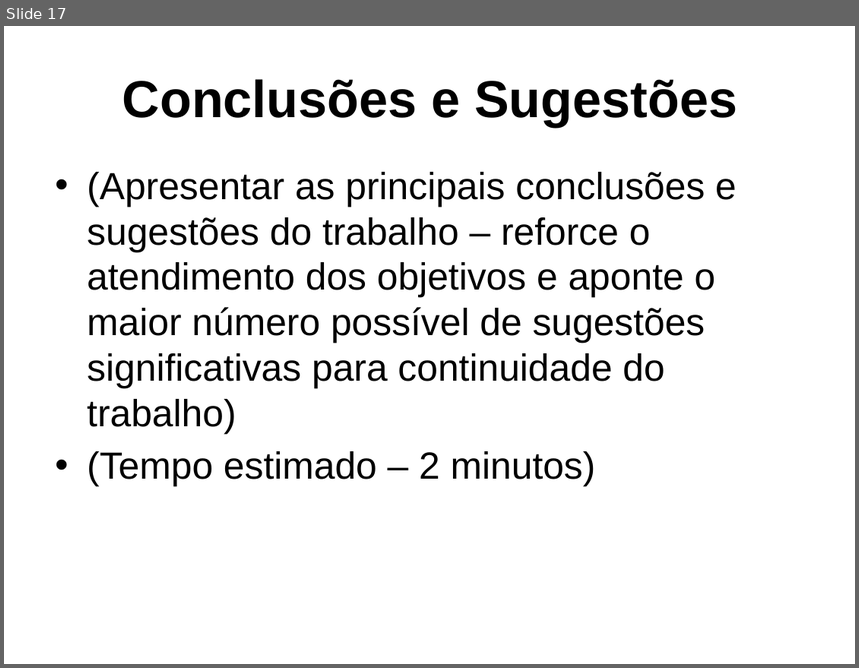
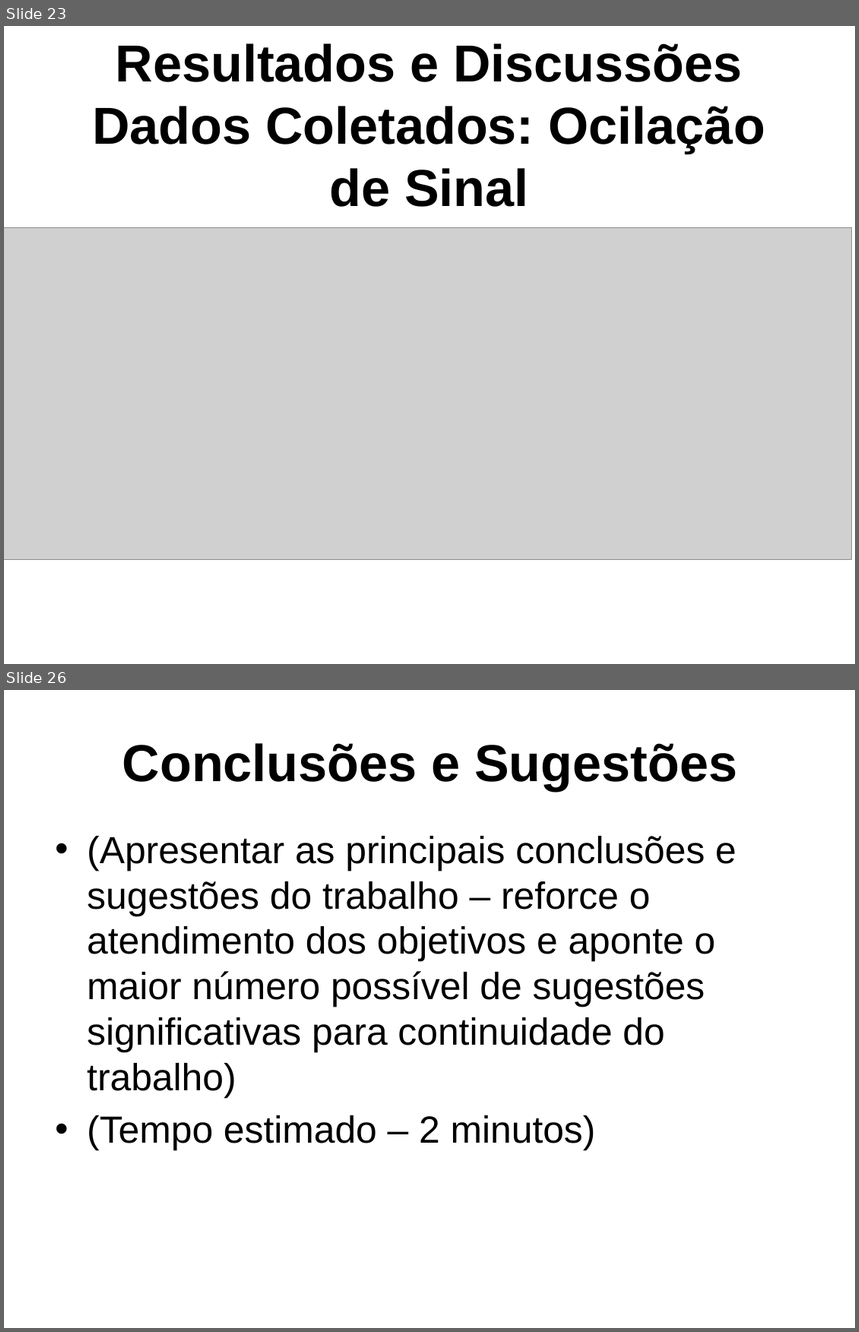
Before and after one commit to dalton-reis/tcc_bcc_2018_2_drkrause_DjonathanRafaelKrause, a slide deck: Textos/ApresentacaoTCC-DjonathanKrause.pptx. Shown one above the other, each under a label of ours: slide 17 before the commit, slides 23 and 26 after it; the slides between them are not shown. The pictures are 859x668 and 859x1332 pixels, drawn with LibreOffice and Linux fonts; fonts in the diff are those of the drawing; grey boxes stand for pictures; background and template pictures are left out. Boxes give left, top, right and bottom in pixels: in the first picture for what was removed or moved away, otherwise in the second. Text is boxed around its words. In the diff, an @@ line names an element or a change of style, - is before the commit and + after.

```diff
--- a/Textos/ApresentacaoTCC-DjonathanKrause.pptx
+++ b/Textos/ApresentacaoTCC-DjonathanKrause.pptx
@@ slide 23 added at (4, 26, 855, 664), background picture (left out) @@
@@ title added at (92, 43, 766, 207), 44 pt, text #000000, bold @@
+Resultados e Discussões
+Dados Coletados: Ocilação de Sinal
@@ picture added at (4, 227, 852, 560) @@
@@ what was slide 17 is now slide 26 @@
```
Also in this commit, not shown: 5 slides changed, 12 other slides added, 4 slides removed, 1 other file.
